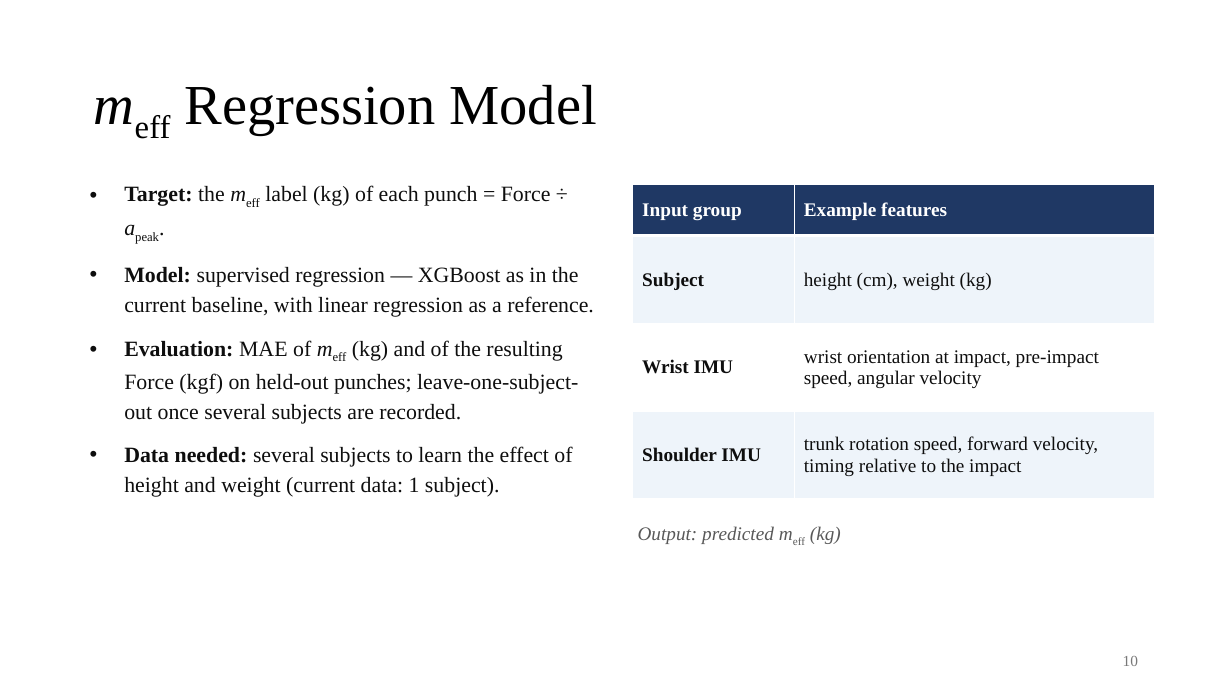
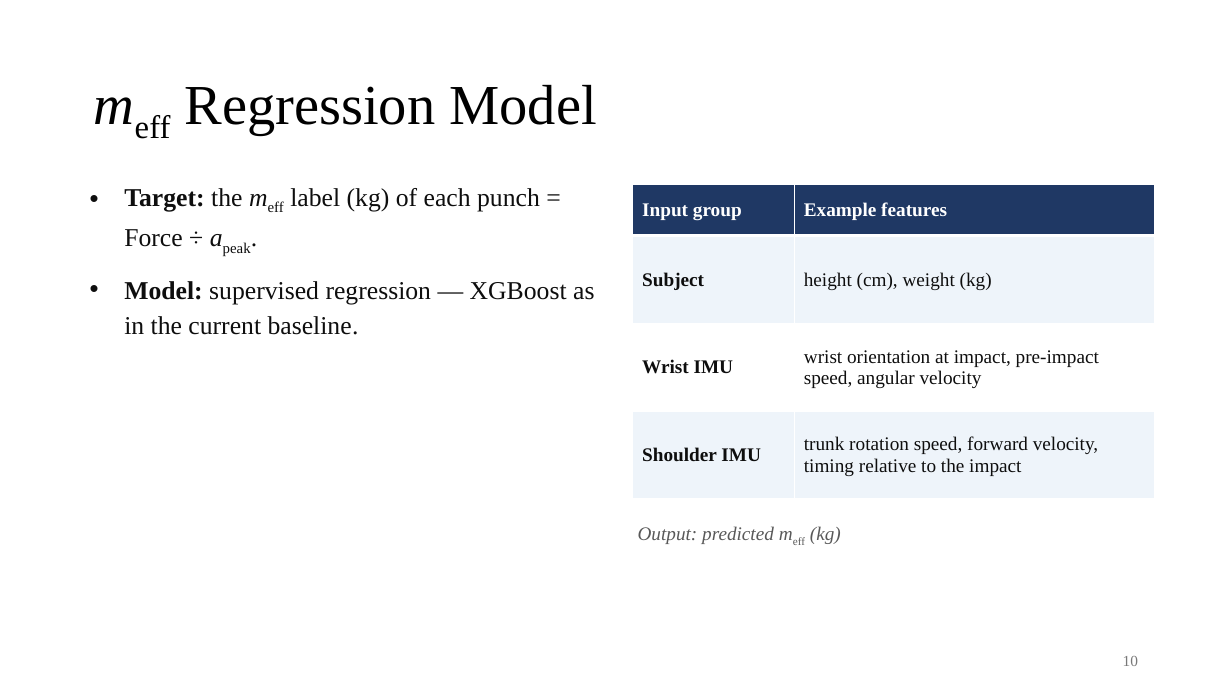
Before and after one commit to conan0220/Boxing_Force_Research, a slide deck: slide 10 of pptx/黃守翊_1119.pptx. Drawn at 1232x693 pixels with LibreOffice and Linux fonts; fonts in the diff are those of the drawing. Boxes give left, top, right and bottom in pixels: in the first picture for what was removed or moved away, otherwise in the second. Text is boxed around its words. In the diff, an @@ line names an element or a change of style, - is before the commit and + after.

Commit message:
Update

```diff
--- a/pptx/黃守翊_1119.pptx
+++ b/pptx/黃守翊_1119.pptx
@@ text at (124,188,540,247): size 17 to 20 pt in "Target: the meff label (kg) of each ..." @@
@@ text at (124,281,594,335): text changed; size 17 to 20 pt @@
-• Model: supervised regression — XGBoost as in the current baseline, with linear regression as a reference.
-• Evaluation: MAE of meff (kg) and of the resulting Force (kgf) on held-out punches; leave-one-subject-out once several subjects are recorded.
-• Data needed: several subjects to learn the effect of height and weight (current data: 1 subject).
+• Model: supervised regression — XGBoost as in the current baseline.
```
Also in this commit, not shown: 2 other slides changed.
